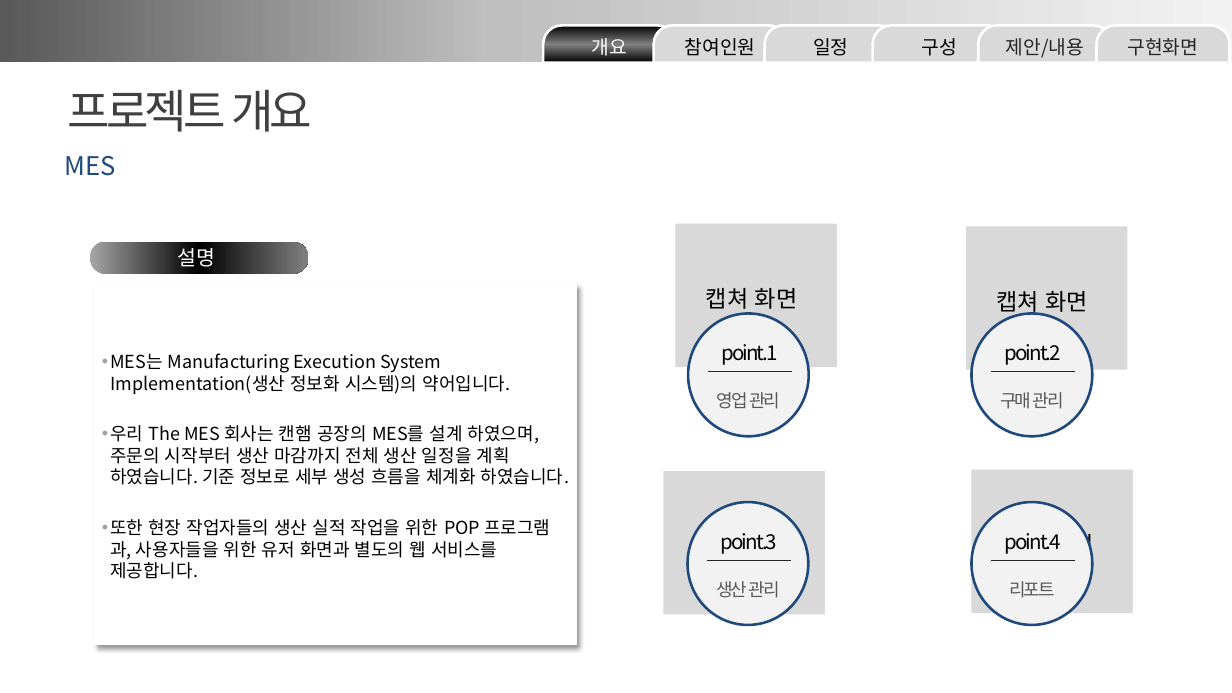
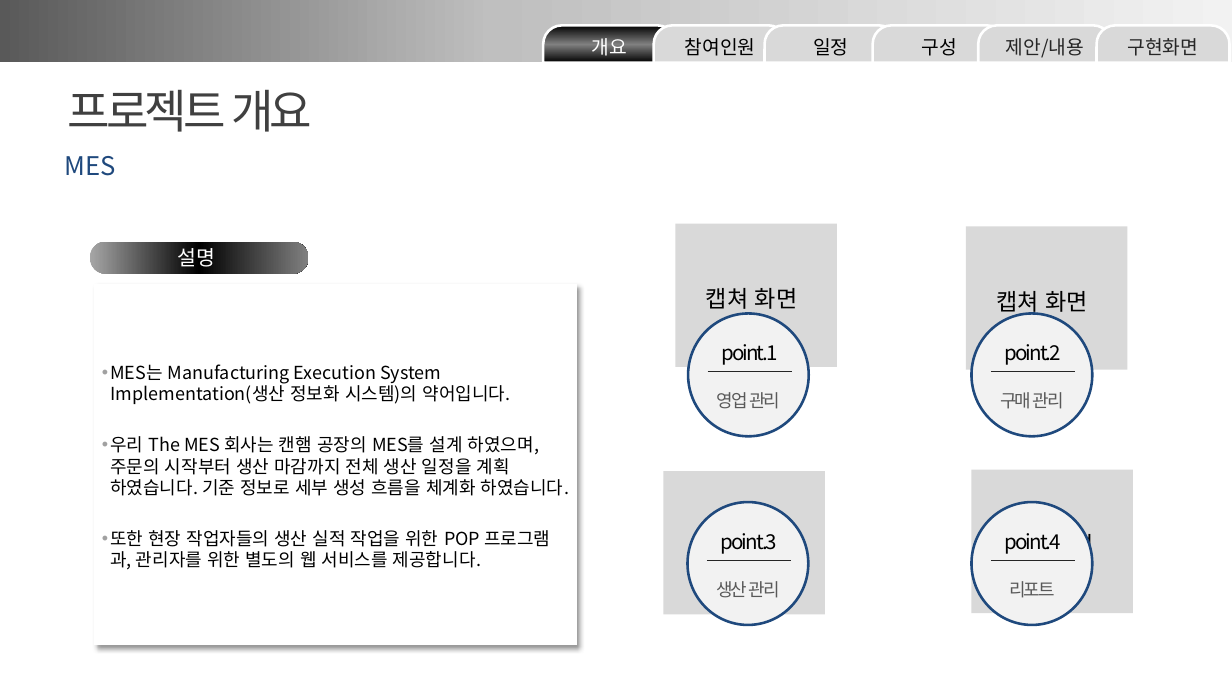
Before and after one commit to minmaxheap/FinalProject, a slide deck: slide 3 of 산출물/Team3 화면 설계 발표 ppt.pptx. Drawn at 1232x693 pixels with LibreOffice and Linux fonts; fonts in the diff are those of the drawing. Boxes give left, top, right and bottom in pixels: in the first picture for what was removed or moved away, otherwise in the second. Text is boxed around its words. In the diff, an @@ line names an element or a change of style, - is before the commit and + after.

```diff
--- a/산출물/Team3 화면 설계 발표 ppt.pptx
+++ b/산출물/Team3 화면 설계 발표 ppt.pptx
@@ text in rectangle at (110, 530, 550, 570): text changed @@
-• 또한 현장 작업자들의 생산 실적 작업을 위한 POP 프로그램과, 사용자들을 위한 유저 화면과 별도의 웹 서비스를 제공합니다.
+• 또한 현장 작업자들의 생산 실적 작업을 위한 POP 프로그램과, 관리자를 위한 별도의 웹 서비스를 제공합니다.
```
Also in this commit, not shown: 8 other slides changed, 1 slide removed, 1 other file.
